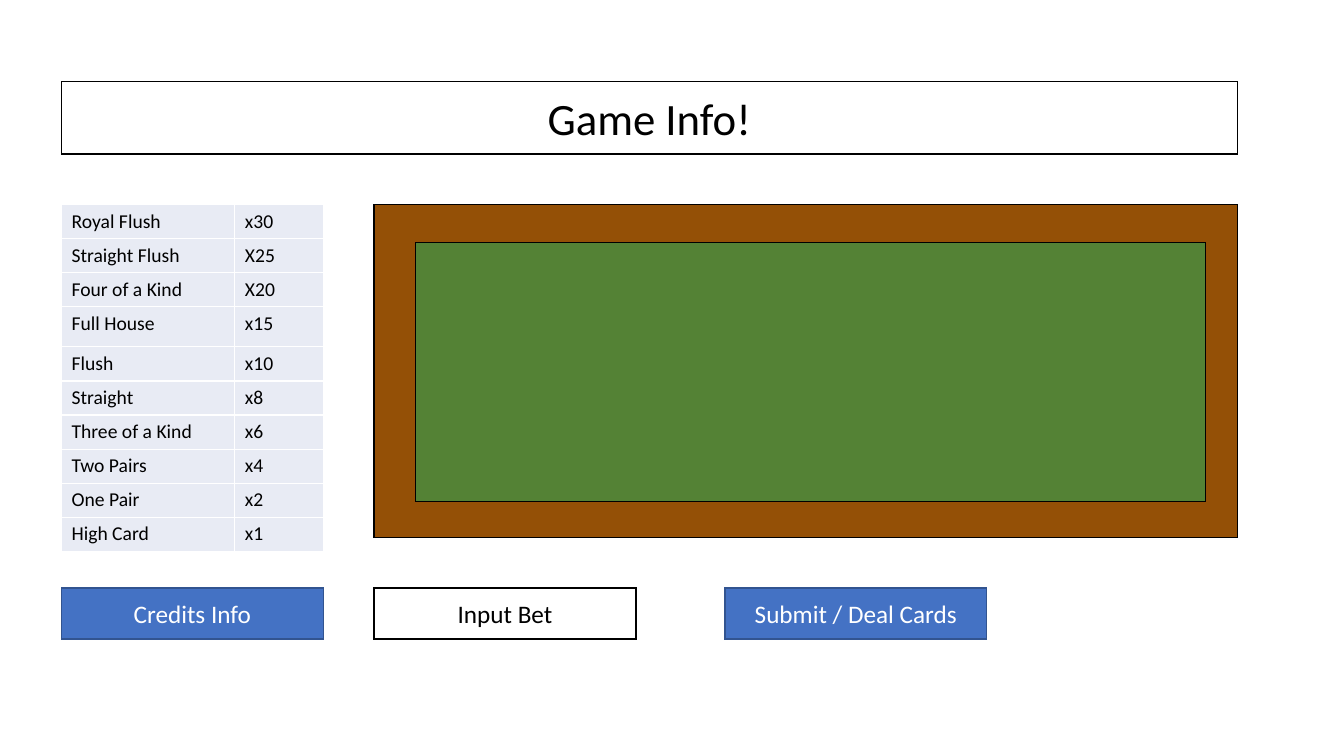
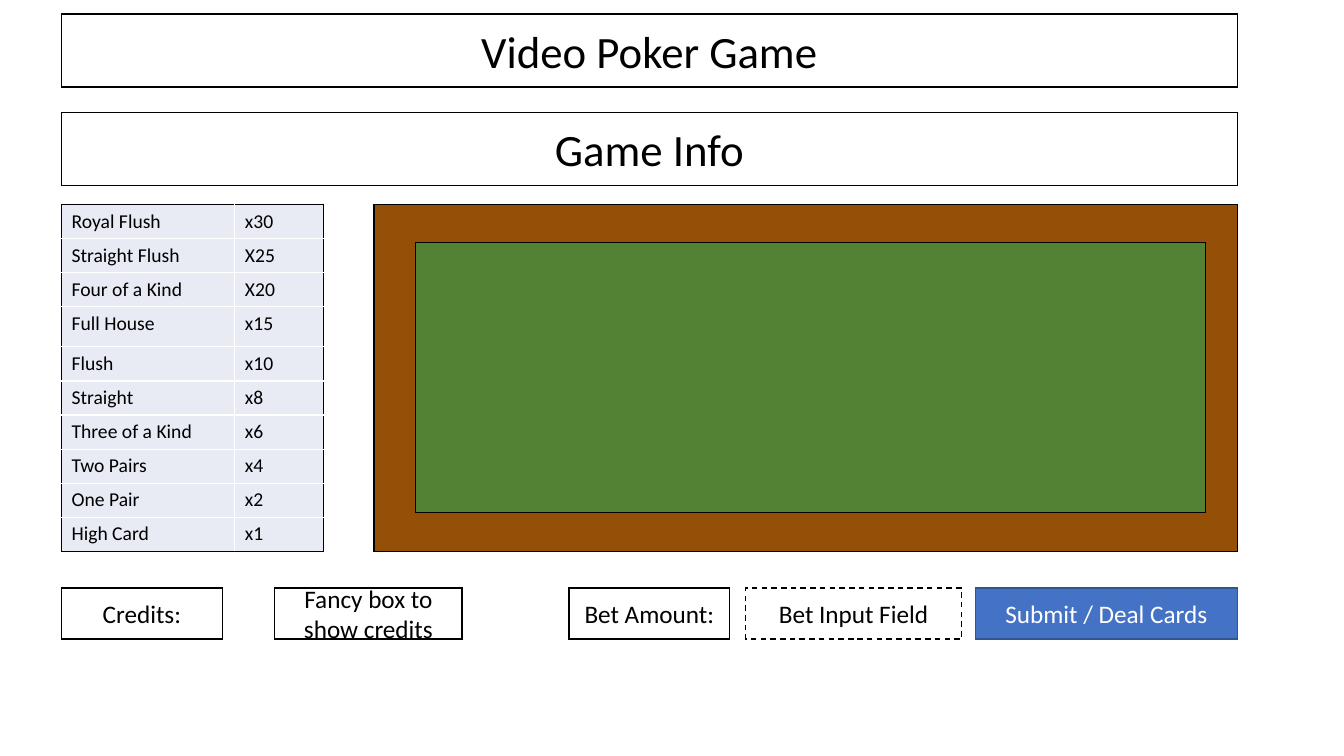
Before and after one commit to rocketacademy/video-poker-bootcamp, a slide deck: slide 2 of video poker layout.pptx. Drawn at 1344x756 pixels with LibreOffice and Linux fonts; fonts in the diff are those of the drawing. Boxes give left, top, right and bottom in pixels: in the first picture for what was removed or moved away, otherwise in the second. Text is boxed around its words. In the diff, an @@ line names an element or a change of style, - is before the commit and + after.

```diff
--- a/video poker layout.pptx
+++ b/video poker layout.pptx
@@ rectangle added at (x1=62, y1=14, x2=1237, y2=87), outline #000000 1 pt, 32 pt, text #000000 @@
+Video Poker Game
@@ rectangle "Game Info" moved from (x1=62, y1=82, x2=1237, y2=154) to (x1=62, y1=113, x2=1237, y2=186) @@
@@ text in rectangle at (x1=555, y1=135, x2=744, y2=167): text changed @@
-Game Info!
+Game Info
@@ table at (x1=62, y1=205, x2=324, y2=553) @@
@@ borders changed @@
@@ rectangle resized from (x1=374, y1=205, x2=1237, y2=538) to (x1=374, y1=205, x2=1237, y2=553) @@
@@ rectangle resized from (x1=415, y1=242, x2=1206, y2=501) to (x1=415, y1=242, x2=1206, y2=512) @@
@@ rectangle "Credits:" resized from (x1=62, y1=588, x2=324, y2=639) to (x1=62, y1=588, x2=223, y2=639) @@
@@ rectangle "Credits:" at (x1=62, y1=588, x2=223, y2=639): fill #4472C4 to #FFFFFF; outline #325491 1 pt to #000000 1 pt @@
@@ rectangle added at (x1=275, y1=588, x2=463, y2=639), fill #FFFFFF, outline #000000 1 pt, 18 pt, text #000000 @@
+Fancy box to show credits
@@ rectangle added at (x1=569, y1=588, x2=730, y2=639), fill #FFFFFF, outline #000000 1 pt, 18 pt, text #000000 @@
+Bet Amount:
@@ rectangle "Bet Input Field" resized from (x1=374, y1=588, x2=636, y2=639) to (x1=746, y1=588, x2=962, y2=639) @@
@@ rectangle "Bet Input Field" at (x1=746, y1=588, x2=962, y2=639): outline #000000 1 pt to #000000 1 pt dashed @@
@@ rectangle "Submit / Deal Cards" moved from (x1=725, y1=588, x2=987, y2=639) to (x1=976, y1=588, x2=1238, y2=639) @@
@@ text in rectangle at (x1=103, y1=605, x2=181, y2=623): text changed; text colour #FFFFFF to #000000 @@
-Credits Info
+Credits:
@@ text in rectangle at (x1=779, y1=605, x2=928, y2=627): text changed @@
-Input Bet
+Bet Input Field
```
Also in this commit, not shown: 1 other slide changed, 6 other files.
